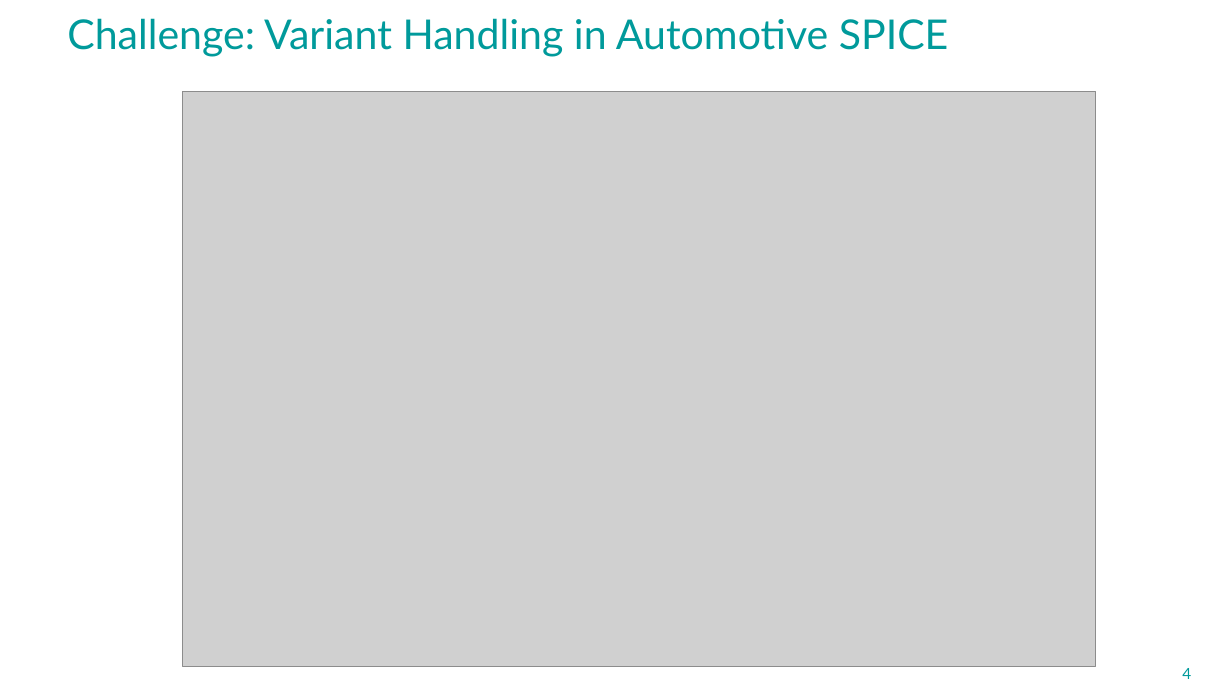
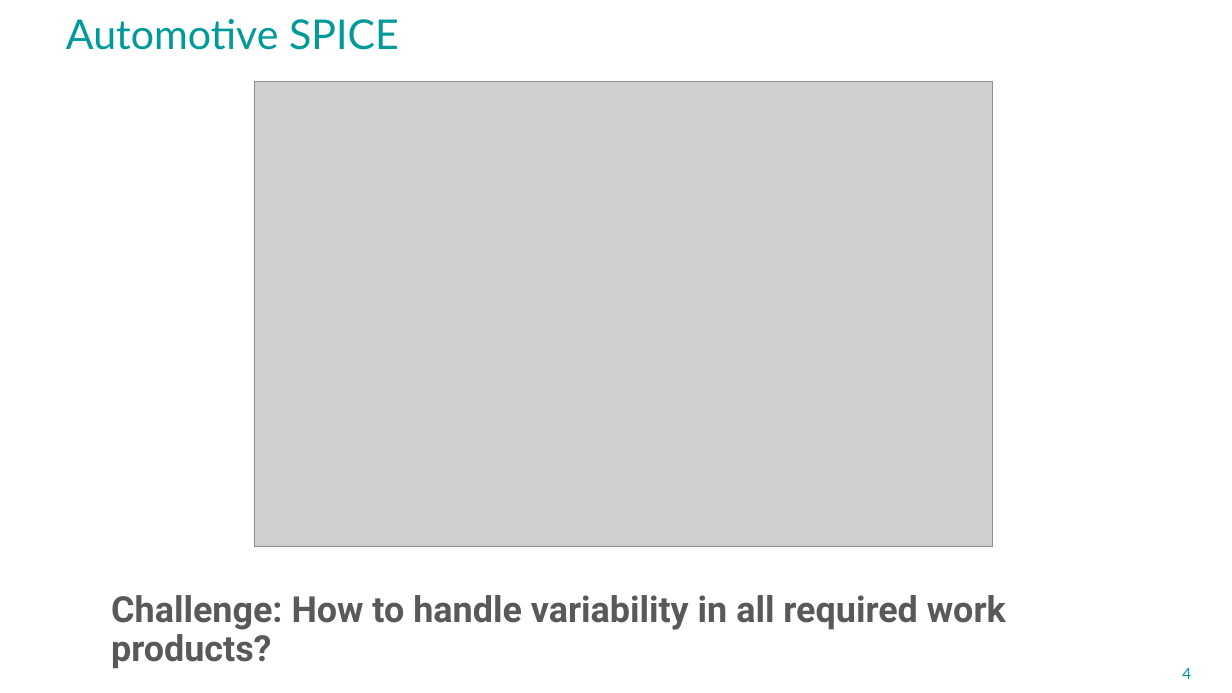
Before and after one commit to avengineers/SPLC2023, a slide deck: slide 4 of Challenges_at_Marquardt.pptx. Drawn at 1232x693 pixels with LibreOffice and Linux fonts; fonts in the diff are those of the drawing; grey boxes stand for pictures; background and template pictures are left out. Boxes give left, top, right and bottom in pixels: in the first picture for what was removed or moved away, otherwise in the second. Text is boxed around its words. In the diff, an @@ line names an element or a change of style, - is before the commit and + after.

```diff
--- a/Challenges_at_Marquardt.pptx
+++ b/Challenges_at_Marquardt.pptx
@@ title at (66, 19, 399, 50): text changed @@
-Challenge: Variant Handling in Automotive SPICE
+Automotive SPICE
@@ picture: place and size @@
-picture at (183, 91, 1096, 666)
+picture at (255, 81, 994, 546)
@@ text added at (111, 595, 1006, 669), 28 pt, text #595959, bold @@
+Challenge: How to handle variability in all required work products?
```
Also in this commit, not shown: 2 other slides changed, 1 other file.
